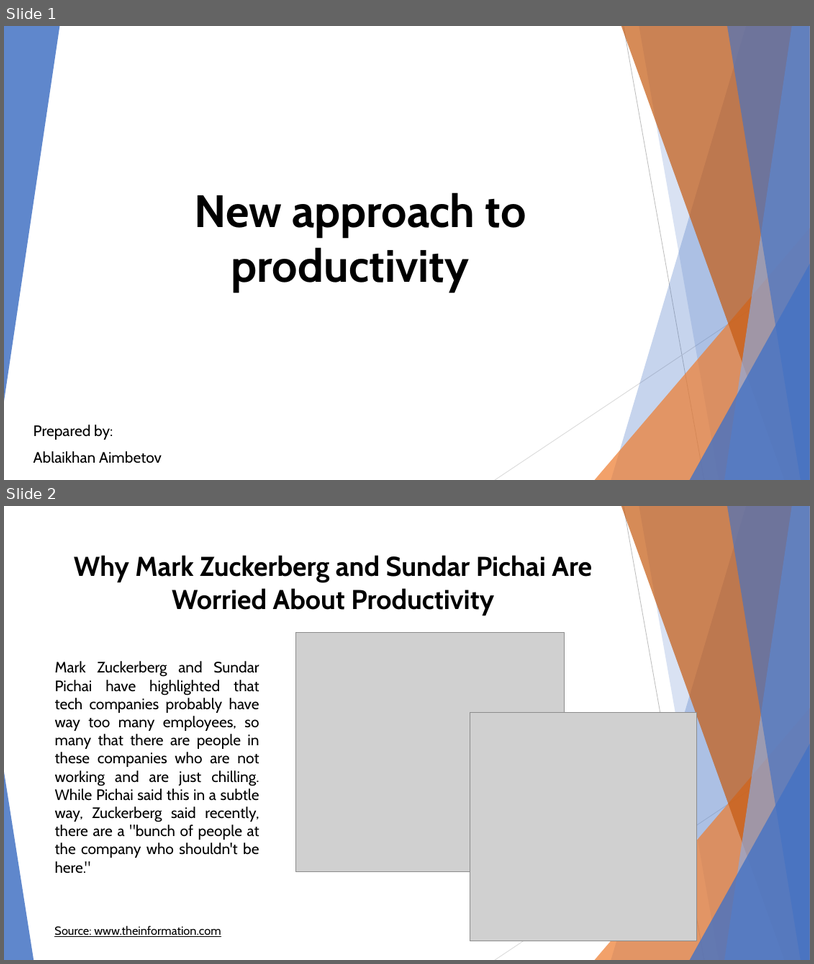
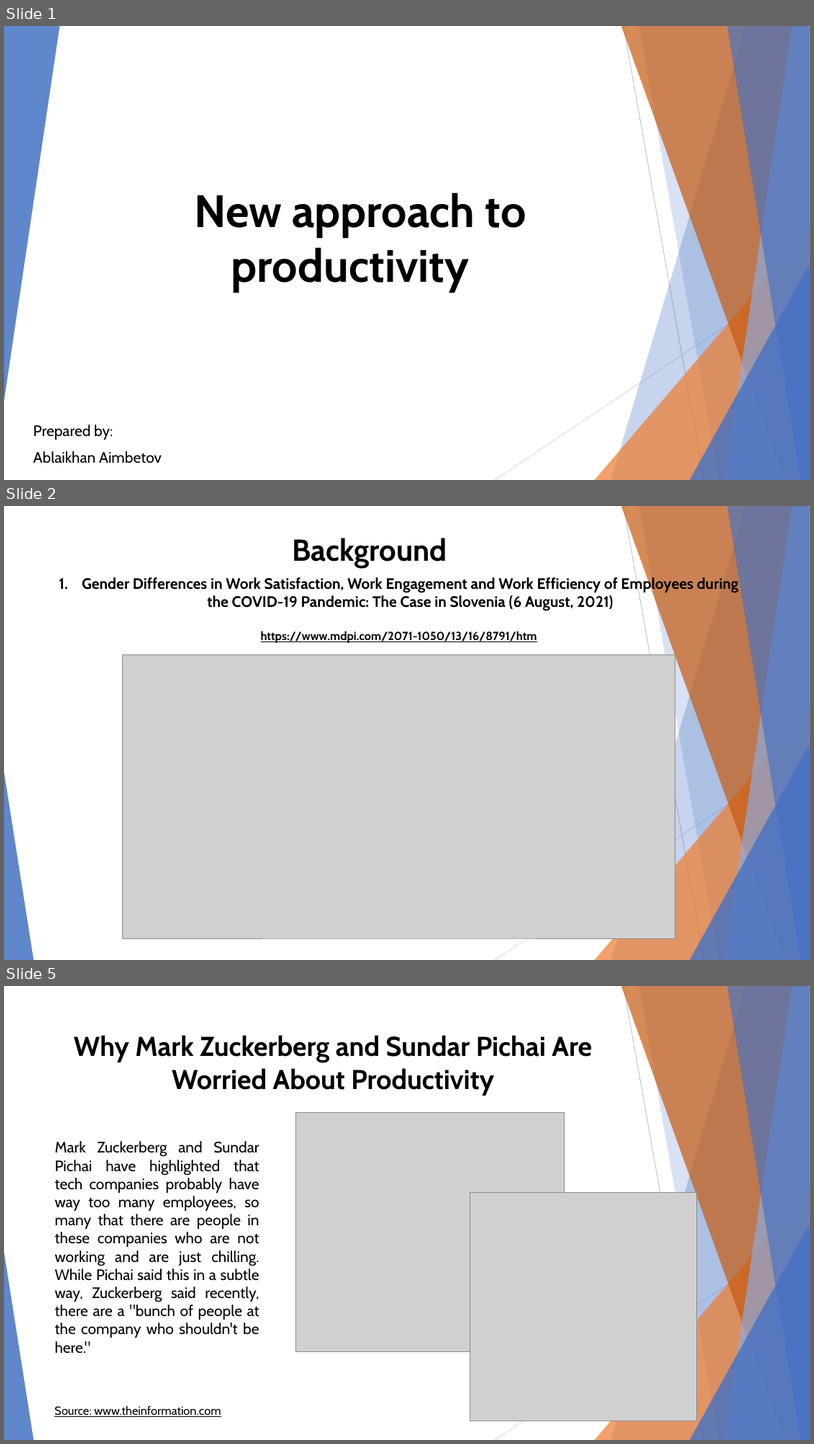
Before and after one commit to BekA-012/ms_kbtu_dv, a slide deck: HW #1/New approach to productivity.pptx. Shown one above the other, each under a label of ours: slides 1 and 2 before the commit, slides 1, 2 and 5 after it; the slides between them are not shown. The pictures are 814x964 and 814x1444 pixels, drawn with LibreOffice and Linux fonts; fonts in the diff are those of the drawing; grey boxes stand for pictures. Boxes give left, top, right and bottom in pixels: in the first picture for what was removed or moved away, otherwise in the second. Text is boxed around its words. In the diff, an @@ line names an element or a change of style, - is before the commit and + after.

Commit message:
1
background

```diff
--- a/HW #1/New approach to productivity.pptx
+++ b/HW #1/New approach to productivity.pptx
@@ slide 2 added at [4, 506, 810, 960], background #FFFFFF; not listed: 10 template elements that a slide beside it also shows @@
@@ title added at [293, 538, 448, 568], 36 pt, text #000000, bold @@
+Background
@@ text added at [82, 577, 739, 643], 18 pt, text #000000, bold @@
+1. Gender Differences in Work Satisfaction, Work Engagement and Work Efficiency of Employees during the COVID-19 Pandemic: The Case in Slovenia (6 August, 2021)
+https://www.mdpi.com/2071-1050/13/16/8791/htm
@@ picture added at [123, 655, 676, 938] @@
@@ what was slide 2 is now slide 5 @@
```
Also in this commit, not shown: 2 other slides added.
